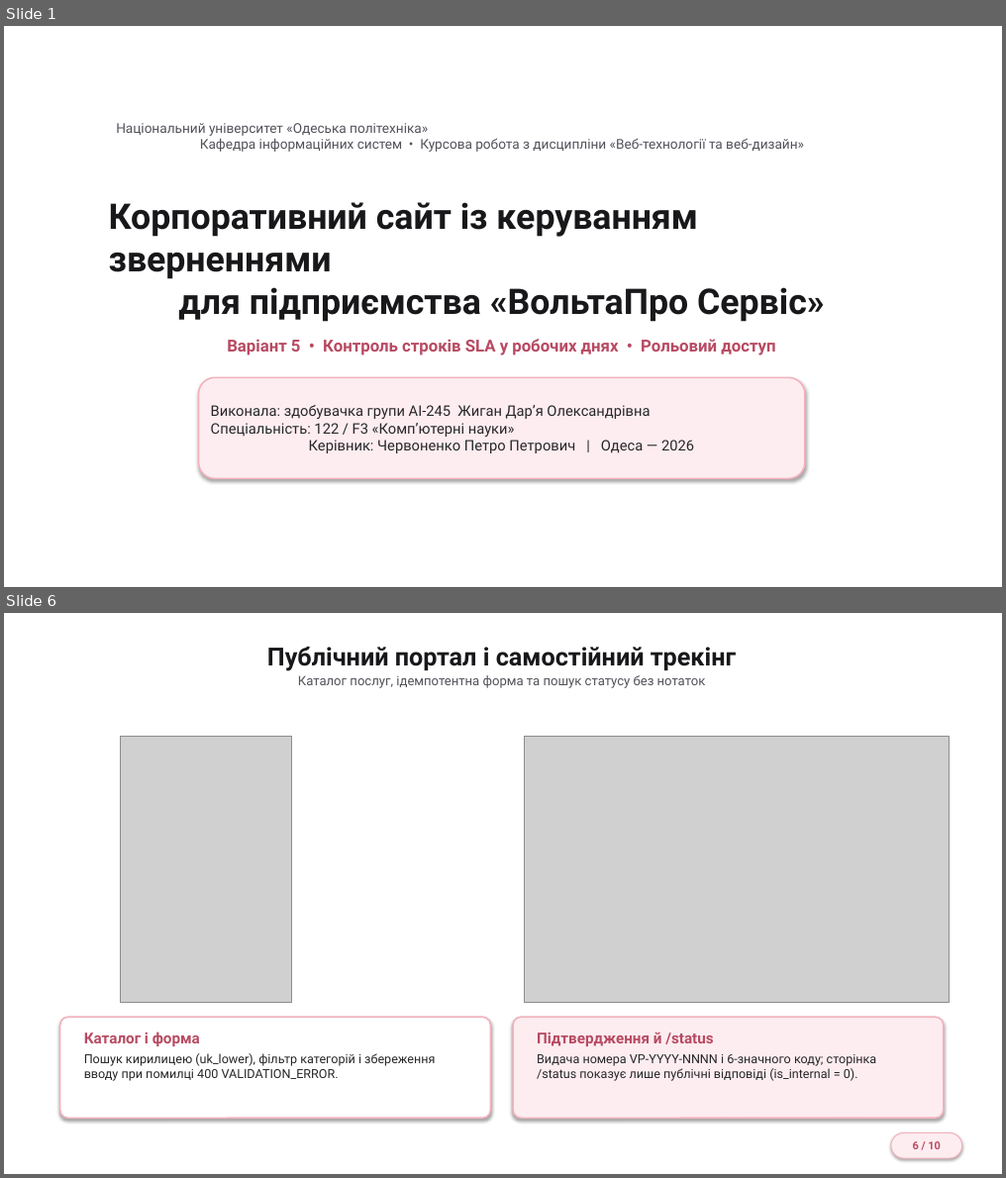
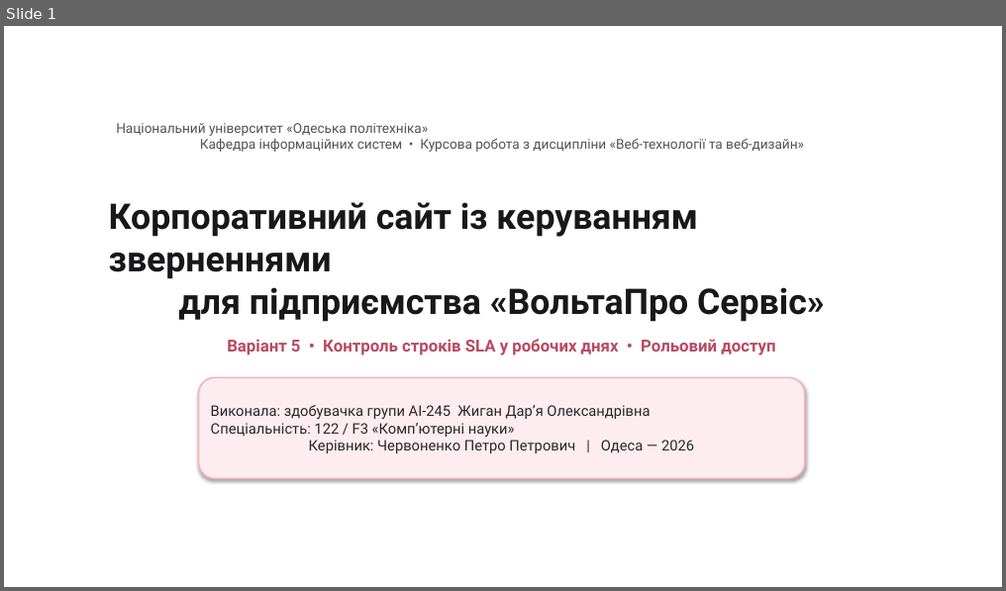
Before and after one commit to Zhyhan245/voltapro-service-inquiries, a slide deck: docs/Презентація_Жиган_Д_О_АІ-245.pptx. Shown one above the other, each under a label of ours: slides 1 and 6 before the commit, slide 1 after it; the slides between them are not shown. The pictures are 1006x1178 and 1006x591 pixels, drawn with LibreOffice and Linux fonts; fonts in the diff are those of the drawing; grey boxes stand for pictures; background and template pictures are left out. Boxes give left, top, right and bottom in pixels: in the first picture for what was removed or moved away, otherwise in the second. Text is boxed around its words. In the diff, an @@ line names an element or a change of style, - is before the commit and + after.

```diff
--- a/docs/Презентація_Жиган_Д_О_АІ-245.pptx
+++ b/docs/Презентація_Жиган_Д_О_АІ-245.pptx
@@ slide 6 removed at [4,613,1002,1174], background picture (left out) @@
@@ text removed at [267,647,736,688] @@
-Публічний портал і самостійний трекінг
-Каталог послуг, ідемпотентна форма та пошук статусу без нотаток
@@ picture removed at [120,737,292,1002] @@
@@ picture removed at [525,737,949,1002] @@
@@ rounded rectangle removed at [60,1017,491,1118] @@
@@ rounded rectangle removed at [513,1017,944,1118] @@
@@ text removed at [84,1032,435,1081] @@
-Каталог і форма
-Пошук кирилицею (uk_lower), фільтр категорій і збереження вводу при помилці 400 VALIDATION_ERROR.
@@ text removed at [537,1032,877,1081] @@
-Підтвердження й /status
-Видача номера VP-YYYY-NNNN і 6-значного коду; сторінка /status показує лише публічні відповіді (is_internal = 0).
@@ rounded rectangle removed at [891,1134,962,1158] @@
-6 / 10
```
Also in this commit, not shown: 6 slides changed, 6 slides added, 2 other slides removed.
